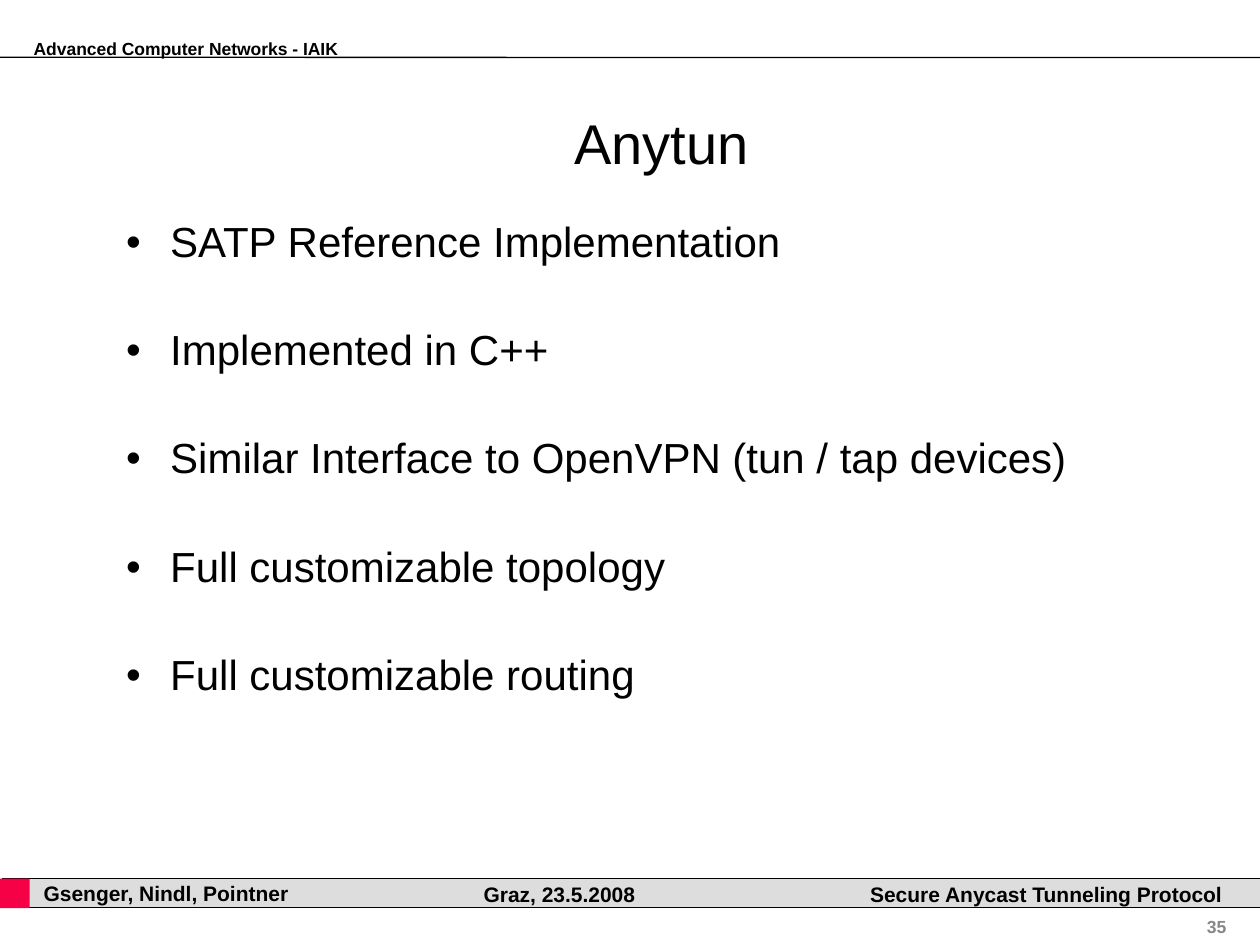
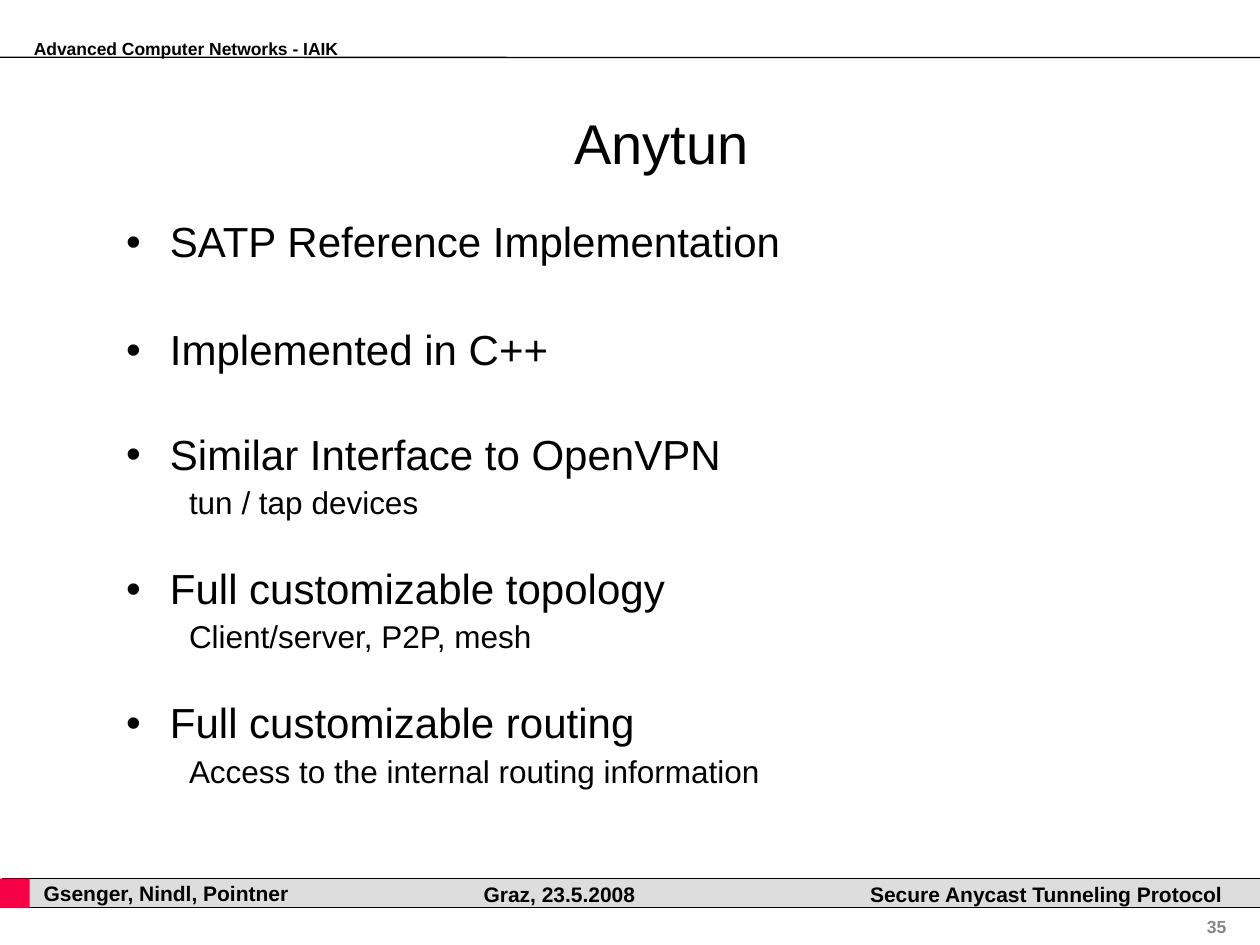
Before and after one commit to pyhedgehog/anytun, a slide deck: slide 35 of papers/acn.ppt. Drawn at 1260x945 pixels with LibreOffice and Linux fonts; fonts in the diff are those of the drawing; background and template pictures are left out. Boxes give left, top, right and bottom in pixels: in the first picture for what was removed or moved away, otherwise in the second. Text is boxed around its words. In the diff, an @@ line names an element or a change of style, - is before the commit and + after.

Commit message:
improved presentation again

```diff
--- a/papers/acn.ppt
+++ b/papers/acn.ppt
@@ text at (x1=170, y1=439, x2=721, y2=520): text changed @@
-• Similar Interface to OpenVPN (tun / tap devices)
+• Similar Interface to OpenVPN
+  tun / tap devices
@@ text at (x1=189, y1=625, x2=531, y2=652): paragraph added @@
+  Client/server, P2P, mesh
@@ text at (x1=189, y1=760, x2=760, y2=789): paragraph added @@
+  Access to the internal routing information
```
Also in this commit, not shown: 1 other slide changed.
